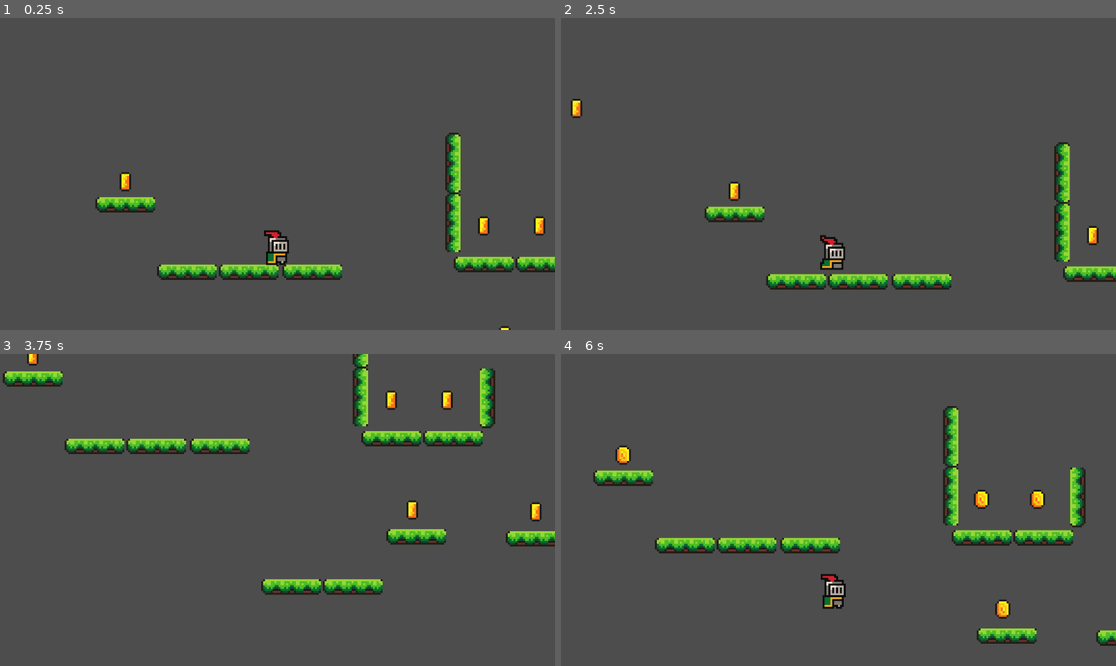
Above: before the commit, frames 1-4 (two rows, left to right).
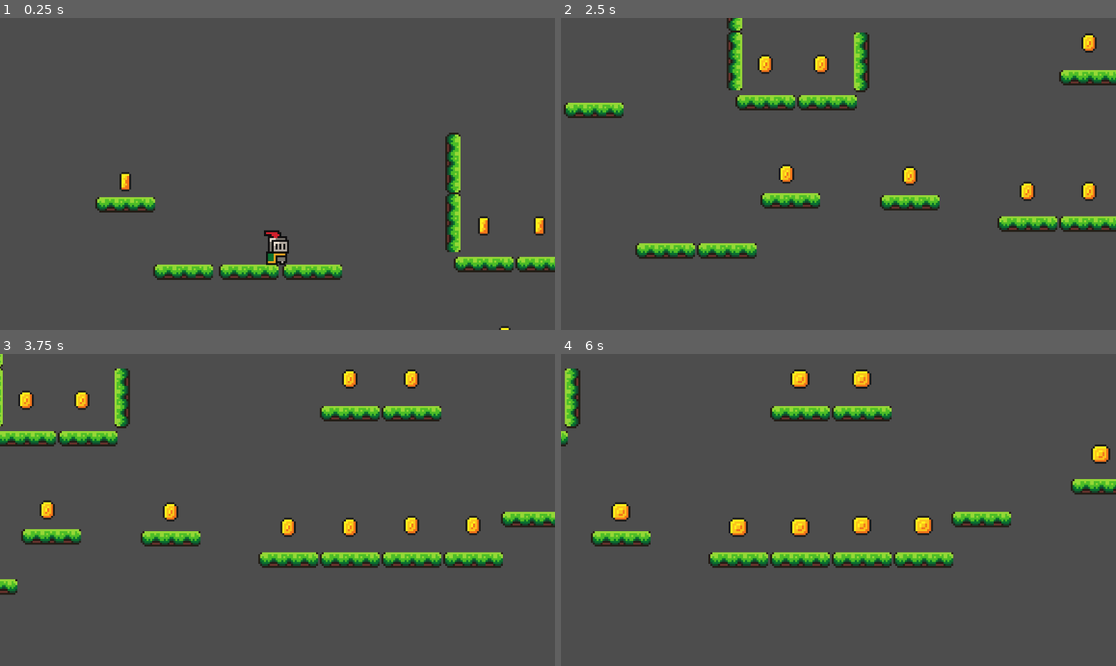
Above: after the commit, the same moments.

Repository: saidasulik/prg1
Game: Godot game, scene res://scenes/game.tscn
Same seed, same stepped clock (60 frames per second), same inputs: the game is played once before the commit and once after it.
Inputs:
- Up to frame 1 (0.25 s): no input
- Up to frame 2 (2.5 s): tap Enter (ui_accept) at 0.5, 0.77, 1.52 s; hold Right (ui_right) 0.53-2.03 s; hold Left (ui_left) from 2.03 s (still down)
- Up to frame 3 (3.75 s): release Left (ui_left) at 2.78 s; hold Right (ui_right) from 2.78 s (still down); tap Enter (ui_accept) at 3.02 s
- Up to frame 4 (6 s): tap Enter (ui_accept) at 3.77, 4.52 s; release Right (ui_right) at 4.28 s; hold Left (ui_left) 4.28-5.03 s; hold Right (ui_right) 5.03-5.78 s; hold Left (ui_left) from 5.78 s (still down)

The runs differ from the first frame. In frame 1, 0.3% of the frame differs, in the area x 27-40%, y 79-84%; in frame 2, 12%; in frame 3, 14%, in the area x 0-100%, y 0-78%; in frame 4, 13%.

Commit message:
add monster

Diff:
--- /dev/null
+++ b/scenes/dcheskei_tip_1.tscn
@@ -0,0 +1,53 @@
+[gd_scene format=3 uid="uid://dikb0gb8kfxfl"]
+
+[ext_resource type="Script" uid="uid://dom10ulrbnjlj" path="res://scripts/dcheskei_tip_1.gd" id="1_ox8bd"]
+[ext_resource type="Texture2D" uid="uid://c0k1nnye7uq2v" path="res://assets/sprites/slime_purple.png" id="1_x5dke"]
+[ext_resource type="PackedScene" uid="uid://ca0cwjyrnaq3b" path="res://scenes/kill_mob.tscn" id="2_ox8bd"]
+
+[sub_resource type="AtlasTexture" id="AtlasTexture_p1f23"]
+atlas = ExtResource("1_x5dke")
+region = Rect2(0, 24, 24, 24)
+
+[sub_resource type="AtlasTexture" id="AtlasTexture_x3vno"]
+atlas = ExtResource("1_x5dke")
+region = Rect2(24, 24, 24, 24)
+
+[sub_resource type="AtlasTexture" id="AtlasTexture_m6uer"]
+atlas = ExtResource("1_x5dke")
+region = Rect2(48, 24, 24, 24)
+
+[sub_resource type="AtlasTexture" id="AtlasTexture_hhe52"]
+atlas = ExtResource("1_x5dke")
+region = Rect2(72, 24, 24, 24)
+
+[sub_resource type="SpriteFrames" id="SpriteFrames_g84ee"]
+animations = [{
+"frames": [{
+"duration": 1.0,
+"texture": SubResource("AtlasTexture_p1f23")
+}, {
+"duration": 1.0,
+"texture": SubResource("AtlasTexture_x3vno")
+}, {
+"duration": 1.0,
+"texture": SubResource("AtlasTexture_m6uer")
+}, {
+"duration": 1.0,
+"texture": SubResource("AtlasTexture_hhe52")
+}],
+"loop": true,
+"name": &"default",
+"speed": 100.0
+}]
+
+[node name="dcheskei_tip1" type="Node2D" unique_id=1284503148]
+scale = Vector2(1.9526954, 2.0367174)
+script = ExtResource("1_ox8bd")
+
+[node name="AnimatedSprite2D" type="AnimatedSprite2D" parent="." unique_id=1591008080]
+sprite_frames = SubResource("SpriteFrames_g84ee")
+autoplay = "default"
+frame_progress = 0.9264224
+
+[node name="kill_mobe" parent="." unique_id=1455925117 instance=ExtResource("2_ox8bd")]
+position = Vector2(0, 5)
--- a/scenes/game.tscn
+++ b/scenes/game.tscn
@@ -7,6 +7,7 @@
 [ext_resource type="PackedScene" uid="uid://ch0a7swnrouyn" path="res://scenes/false_platform.tscn" id="5_iywne"]
 [ext_resource type="PackedScene" uid="uid://c6dx2queolcp5" path="res://scenes/platform.tscn" id="6_p57ef"]
 [ext_resource type="PackedScene" uid="uid://bof3i8ea2wu8p" path="res://scenes/kill_zone.tscn" id="7_u5sy4"]
+[ext_resource type="PackedScene" uid="uid://dikb0gb8kfxfl" path="res://scenes/dcheskei_tip_1.tscn" id="8_gee14"]
 
 [sub_resource type="WorldBoundaryShape2D" id="WorldBoundaryShape2D_uwrxv"]
 distance = 3.0
@@ -113,7 +114,7 @@
 position = Vector2(-186, -94)
 
 [node name="AnimatableBody2D4" parent="Node" unique_id=973381494 instance=ExtResource("6_p57ef")]
-position = Vector2(-154, -59)
+position = Vector2(-156, -59)
 
 [node name="AnimatableBody2D5" parent="Node" unique_id=452182954 instance=ExtResource("6_p57ef")]
 position = Vector2(-122, -59)
@@ -239,9 +240,6 @@
 [node name="Node2D11" parent="Node2" unique_id=1760393195 instance=ExtResource("4_u5sy4")]
 position = Vector2(302, -59)
 
-[node name="Node2D12" parent="Node2" unique_id=321924039 instance=ExtResource("4_u5sy4")]
-position = Vector2(334, -59)
-
 [node name="Node2D13" parent="Node2" unique_id=691679146 instance=ExtResource("4_u5sy4")]
 position = Vector2(366, -59)
 
@@ -271,3 +269,6 @@
 
 [node name="Node2D22" parent="Node2" unique_id=1031049745 instance=ExtResource("4_u5sy4")]
 position = Vector2(-11, -30)
+
+[node name="dcheskei_tip1" parent="." unique_id=1284503148 instance=ExtResource("8_gee14")]
+position = Vector2(334.00003, -71)
--- /dev/null
+++ b/scenes/kill_mob.tscn
@@ -0,0 +1,22 @@
+[gd_scene format=3 uid="uid://ca0cwjyrnaq3b"]
+
+[ext_resource type="Script" uid="uid://jju8ljicpi7l" path="res://scripts/dead_2d.gd" id="1_ea7bg"]
+
+[sub_resource type="RectangleShape2D" id="RectangleShape2D_ea7bg"]
+size = Vector2(14, 12)
+
+[node name="kill_mob" type="Node2D" unique_id=1455925117]
+
+[node name="Area2D" type="Area2D" parent="." unique_id=1202930756]
+collision_mask = 2
+script = ExtResource("1_ea7bg")
+
+[node name="CollisionShape2D" type="CollisionShape2D" parent="Area2D" unique_id=1394093770]
+position = Vector2(0, 1)
+shape = SubResource("RectangleShape2D_ea7bg")
+
+[node name="Timer" type="Timer" parent="Area2D" unique_id=719863244]
+wait_time = 0.5
+
+[connection signal="body_entered" from="Area2D" to="Area2D" method="_on_body_entered"]
+[connection signal="timeout" from="Area2D/Timer" to="Area2D" method="_on_timer_timeout"]
--- /dev/null
+++ b/scripts/dcheskei_tip_1.gd
@@ -0,0 +1,12 @@
+extends Node2D
+var speed = 10
+var direction = 1
+
+# Called when the node enters the scene tree for the first time.
+func _ready() -> void:
+	pass # Replace with function body.
+
+
+# Called every frame. 'delta' is the elapsed time since the previous frame.
+func _process(delta: float) -> void:
+	position.x = position.x + direction * speed * delta
--- a/scripts/dead_2d.gd
+++ b/scripts/dead_2d.gd
@@ -4,7 +4,3 @@
 
 func _on_body_entered(body: Node2D) -> void:
 	print("ты умер")
-	timer.start()
-
-func _on_timer_timeout() -> void:
-	get_tree().reload_current_scene()
Not shown, added: scripts/dcheskei_tip_1.gd.uid
